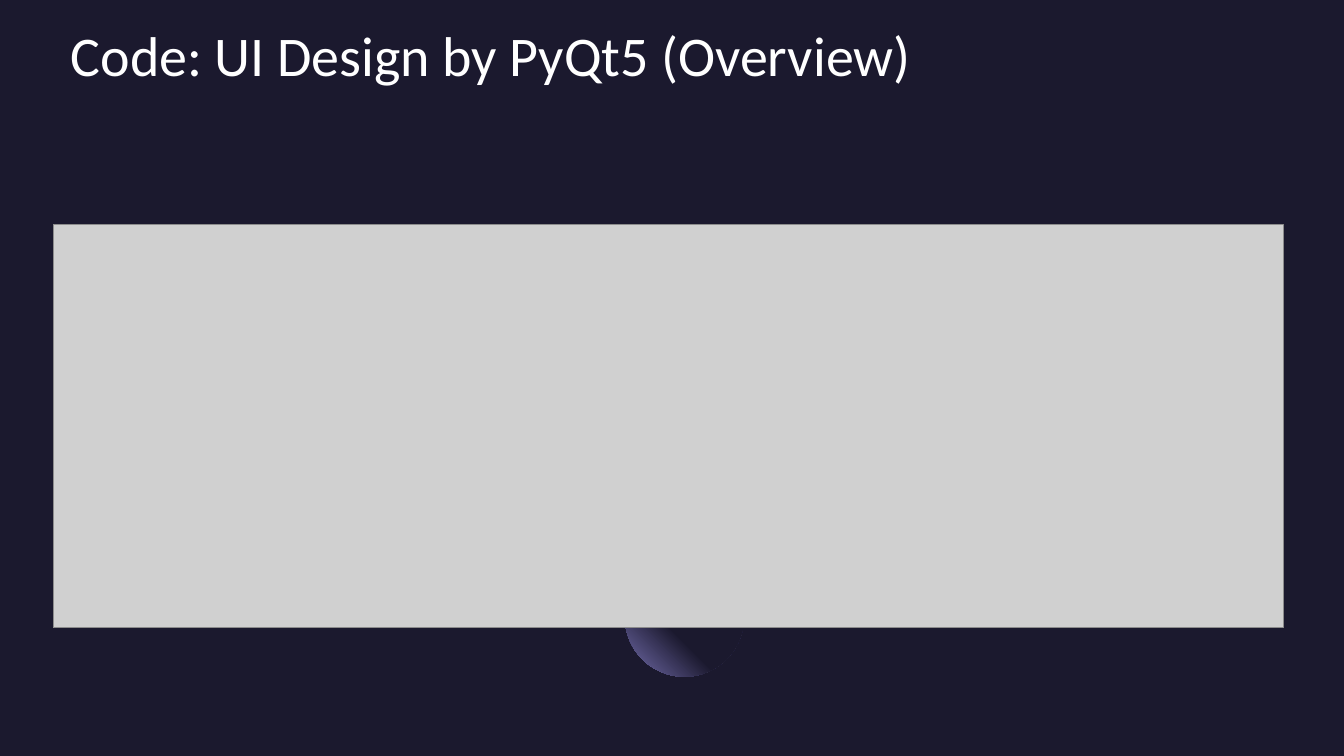
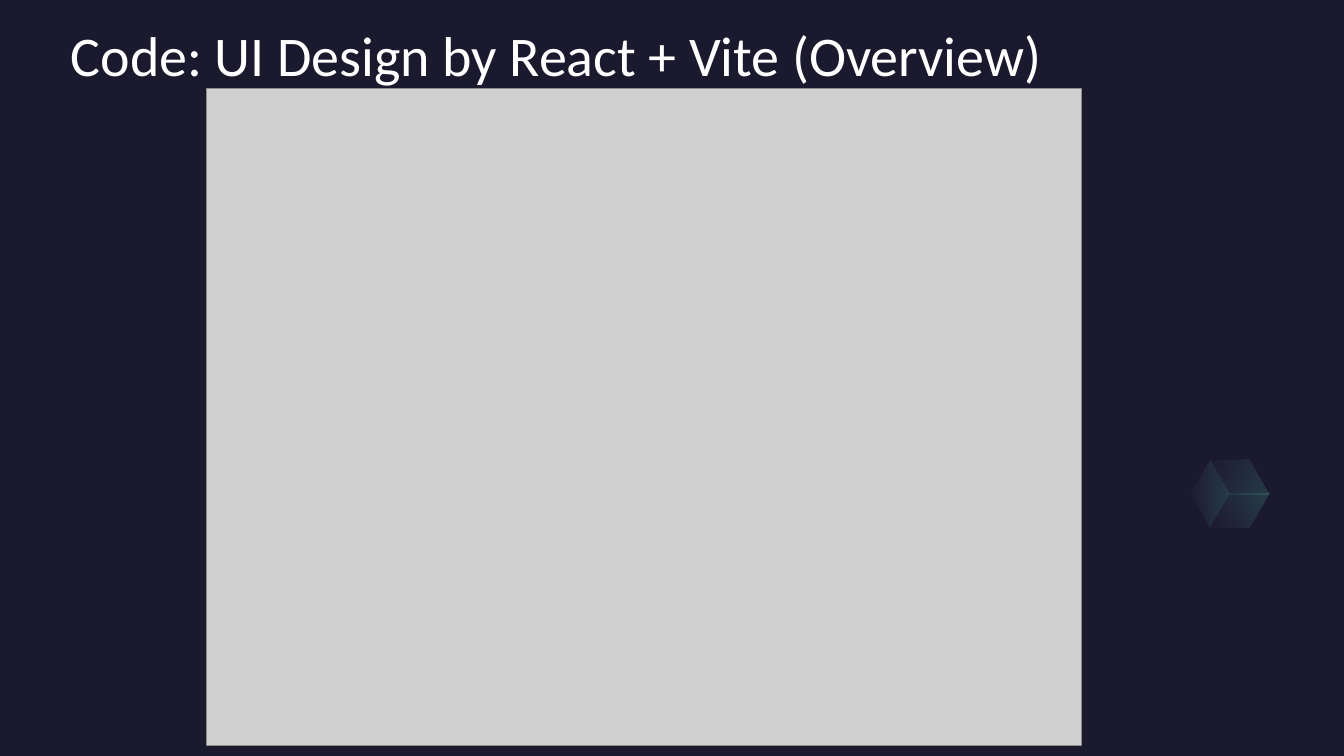
Before and after one commit to Generic-alias/Mini-Project-group-8, a slide deck: slide 20 of Project Files/Presentations/Group_8Implementation_new.pptx (slide 23 before the commit). Drawn at 1344x756 pixels with LibreOffice and Linux fonts; fonts in the diff are those of the drawing; grey boxes stand for pictures. Boxes give left, top, right and bottom in pixels: in the first picture for what was removed or moved away, otherwise in the second. Text is boxed around its words. In the diff, an @@ line names an element or a change of style, - is before the commit and + after.

```diff
--- a/Project Files/Presentations/Group_8Implementation_new.pptx
+++ b/Project Files/Presentations/Group_8Implementation_new.pptx
@@ title at <box>71,35,1041,89</box>: text changed @@
-Code: UI Design by PyQt5 (Overview)
+Code: UI Design by React + Vite (Overview)
@@ picture added at <box>207,89,1082,746</box> @@
@@ picture removed at <box>53,225,1284,628</box> @@
@@ freeform shape added at <box>1200,442,1280,512</box>, fill gradient #2C284A to #5BEFC1 @@
@@ freeform shape added at <box>1181,459,1240,528</box>, fill gradient #2C284A to #5BEFC1 @@
@@ freeform shape added at <box>1209,476,1269,545</box>, fill gradient #2C284A to #5BEFC1 @@
@@ ellipse removed at <box>625,558,744,677</box> @@
```
Also in this commit, not shown: 5 other slides changed, 6 slides removed, 2 other files.
